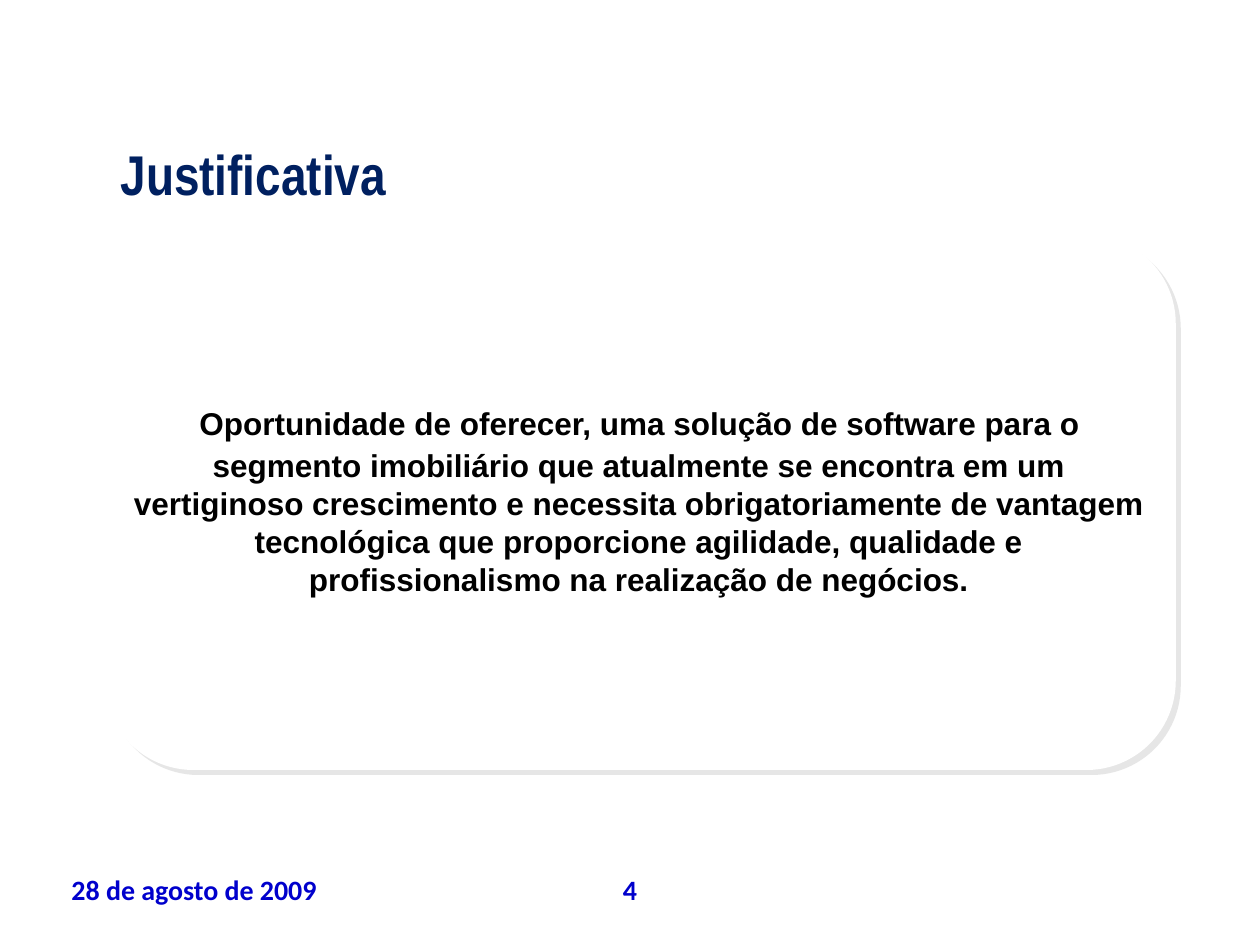
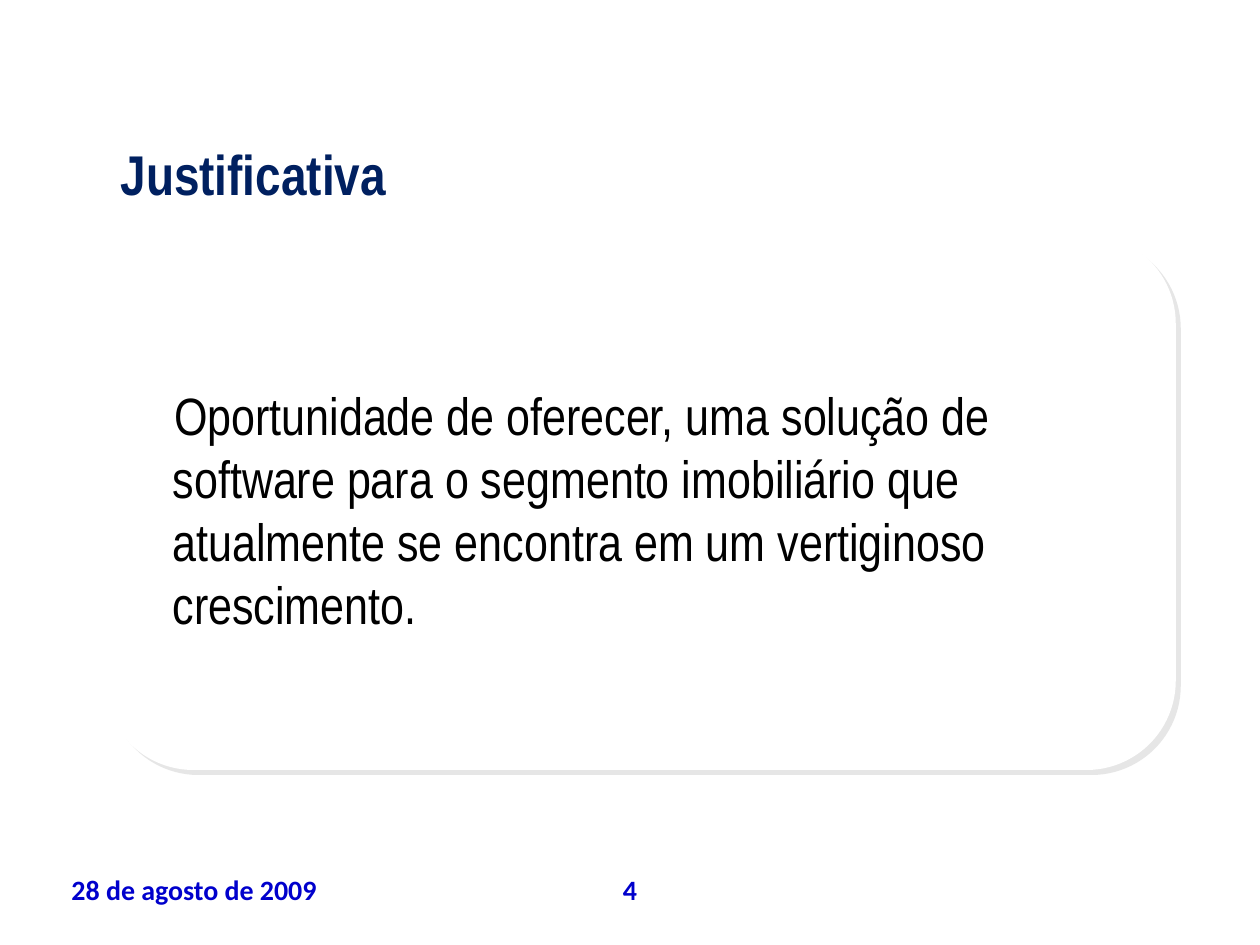
Before and after one commit to leoevaristo/psa20092, a slide deck: slide 4 of ARTEFATOS/TAP_apresentacao.ppt. Drawn at 1260x945 pixels with LibreOffice and Linux fonts; fonts in the diff are those of the drawing; background and template pictures are left out. Boxes give left, top, right and bottom in pixels: in the first picture for what was removed or moved away, otherwise in the second. Text is boxed around its words. In the diff, an @@ line names an element or a change of style, - is before the commit and + after.

```diff
--- a/ARTEFATOS/TAP_apresentacao.ppt
+++ b/ARTEFATOS/TAP_apresentacao.ppt
@@ text at (x1=173, y1=397, x2=990, y2=625): text changed; size 18 to 30 pt; font Arial to Arial Narrow; bold off @@
-Oportunidade de oferecer, uma solução de software para o segmento imobiliário que atualmente se encontra em um vertiginoso crescimento e necessita obrigatoriamente de vantagem tecnológica que proporcione agilidade, qualidade e profissionalismo na realização de negócios.
+Oportunidade de oferecer, uma solução de software para o segmento imobiliário que atualmente se encontra em um vertiginoso crescimento.
```
Also in this commit, not shown: 12 other slides changed, 6 slides added, 1 slide removed, 1 other file.
